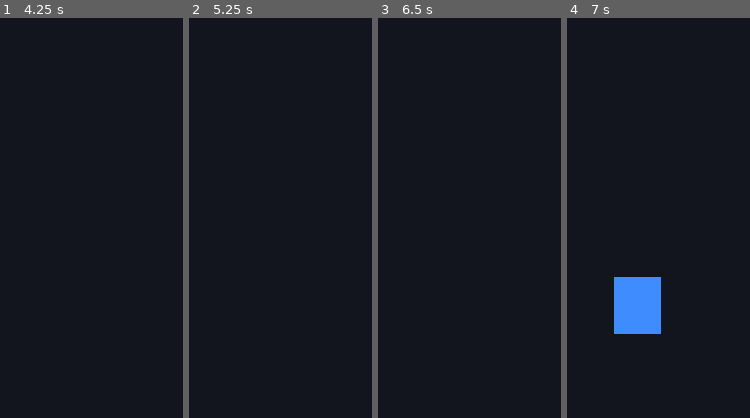
Above: before the commit, frames 1-4 (left to right).
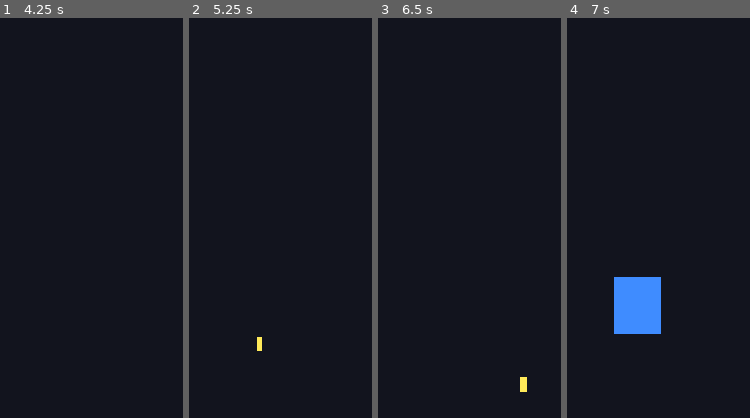
Above: after the commit, the same moments.

Repository: ScriptByFei/kernwerk-godot
Game: Godot game, scene res://scenes/game/game.tscn
The game is run twice, just before and just after one commit, with the same random seed, the same clock (stepped at 60 frames per second) and the same inputs.
Inputs (mouse positions are % of the whole screen's width and height, from its top left):
- Up to frame 1 (4.25 s): tap Enter at 0.5, 2, 3.5 s; move the mouse to (66, 45) at 0.52 s; hold D (lane_right) 0.53-1.25 s; hold 1 (lane_1) 0.53-1.25 s; click (66, 45) at 0.67 s; tap Space at 1.25, 2.75 s; drag from (14, 55) to (33, 70) at 1.27 s; move the mouse to (51, 28) at 2.02 s; hold D (lane_right) 2.03-2.75 s; hold 3 (lane_3) 2.03-2.75 s; drag from (33, 70) to (2, 35) at 2.77 s; move the mouse to (75, 65) at 3.52 s; hold A (lane_left) from 3.53 s (still down); hold 2 (lane_2) from 3.53 s (still down)
- Up to frame 2 (5.25 s): release A (lane_left) at 4.25 s; release 2 (lane_2) at 4.25 s; tap Space at 4.25 s; drag from (2, 35) to (20, 25) at 4.27 s; move the mouse to (45, 50) at 5.02 s; hold A (lane_left) from 5.03 s (still down); hold 1 (lane_1) from 5.03 s (still down); click (45, 50) at 5.17 s
- Up to frame 3 (6.5 s): release A (lane_left) at 5.75 s; release 1 (lane_1) at 5.75 s; drag from (20, 25) to (14, 55) at 5.77 s
- Up to frame 4 (7 s): move the mouse to (66, 45) at 6.52 s; hold D (lane_right) from 6.53 s (still down); hold 3 (lane_3) from 6.53 s (still down)
The pictures show only the part of the screen within x 50-100%, y 50-100%; the shares and areas given below are measured in that part.

Frame 1 is identical in both runs. In frame 2, 0.1% of the frame differs, in the area x 37-40%, y 79-84%; in frame 3, 0.1%, in the area x 77-82%, y 89-94%; in frame 4, nothing differs.

Commit message:
feat: automatic shooting (weapon_controller, bullet scene, fire_rate 4/s)

Diff:
--- a/scenes/game/game.tscn
+++ b/scenes/game/game.tscn
@@ -4,6 +4,7 @@
 [ext_resource type="Script" path="res://scripts/game/lane_markers.gd" id="2"]
 [ext_resource type="Script" path="res://scripts/player/player.gd" id="3"]
 [ext_resource type="Script" path="res://scripts/player/touch_input.gd" id="4"]
+[ext_resource type="Script" path="res://scripts/player/weapon_controller.gd" id="5"]
 
 [node name="Game" type="Node2D"]
 script = ExtResource("1")
@@ -25,3 +26,6 @@
 
 [node name="TouchInput" type="Node" parent="Player"]
 script = ExtResource("4")
+
+[node name="WeaponController" type="Node" parent="Player"]
+script = ExtResource("5")
--- /dev/null
+++ b/scenes/projectiles/bullet.tscn
@@ -0,0 +1,6 @@
+[gd_scene load_steps=3 format=3]
+
+[ext_resource type="Script" path="res://scripts/projectiles/bullet.gd" id="1"]
+
+[node name="Bullet" type="Node2D"]
+script = ExtResource("1")
--- a/scripts/player/player.gd
+++ b/scripts/player/player.gd
@@ -8,11 +8,13 @@
 var _switch_tween: Tween
 
 @onready var touch: TouchInput = $TouchInput
+@onready var weapon: WeaponController = $WeaponController
 
 func _ready() -> void:
 	position = Vector2(GameConfig.LANE_X[current_lane], GameConfig.PLAYER_Y)
 	touch.swiped.connect(move_lane)
 	touch.tapped_lane.connect(move_to_lane)
+	weapon.setup(self)
 
 func _unhandled_input(event: InputEvent) -> void:
 	# Desktop/Entwicklung
--- /dev/null
+++ b/scripts/player/weapon_controller.gd
@@ -0,0 +1,38 @@
+class_name WeaponController
+extends Node
+## Automatisches Feuer: keine Feuertaste. Spawnt Bullets an der Waffenposition.
+## Erweiterbar: mehrere Projektile, Spread, andere Waffentypen (später).
+
+signal bullet_fired(bullet: Bullet)
+
+var damage := GameConfig.DAMAGE
+var fire_rate := GameConfig.FIRE_RATE  # Schüsse/Sekunde
+var bullet_speed := GameConfig.BULLET_SPEED
+var bullet_count := GameConfig.BULLET_COUNT
+var spread := GameConfig.SPREAD
+
+var _cooldown := 0.0
+var _player: Player
+
+func setup(player: Player) -> void:
+	_player = player
+
+func _physics_process(delta: float) -> void:
+	if _player == null:
+		return
+	_cooldown -= delta
+	if _cooldown <= 0.0:
+		_cooldown = 1.0 / fire_rate
+		_fire()
+
+func _fire() -> void:
+	var origin := _player.global_position + Vector2(0, -80)  # Waffenposition über Kopf
+	for i in bullet_count:
+		var b := Bullet.new()
+		b.setup(damage, bullet_speed)
+		var offset_x := 0.0
+		if bullet_count > 1:
+			offset_x = (float(i) - (bullet_count - 1) / 2.0) * 60.0 + (randf() - 0.5) * spread
+		b.position = origin + Vector2(offset_x, 0)
+		get_parent().add_child(b)
+		bullet_fired.emit(b)
--- /dev/null
+++ b/scripts/projectiles/bullet.gd
@@ -0,0 +1,25 @@
+class_name Bullet
+extends Node2D
+## Einfaches Projektil: fliegt nach oben, despawnt außerhalb des Bildschirms.
+## Erweiterbar: Schaden, Durchschuss, explosive Typen — später über Properties/Export.
+
+var damage := GameConfig.DAMAGE
+var speed := GameConfig.BULLET_SPEED
+var _mark_for_free := false
+
+func _ready() -> void:
+	# Kleines Rechteck als MVP-Platzhalter
+	var rect := Polygon2D.new()
+	rect.polygon = PackedVector2Array([Vector2(-8, -18), Vector2(8, -18), Vector2(8, 18), Vector2(-8, 18)])
+	rect.color = Color(1.0, 0.92, 0.35)
+	add_child(rect)
+
+func _physics_process(delta: float) -> void:
+	position.y -= speed * delta
+	# Bildschirmrand (Referenz 1920 hoch) — despawan
+	if position.y < -60.0:
+		queue_free()
+
+func setup(dmg: int, spd: float) -> void:
+	damage = dmg
+	speed = spd
--- /dev/null
+++ b/tests/phase2_test.gd
@@ -0,0 +1,44 @@
+extends SceneTree
+## Headless-Test Phase 2: WeaponController-Logik (Feuerrate, Bullet-Eigenschaften).
+## Aufruf: godot4 --headless -s tests/phase2_test.gd
+
+var fails := 0
+
+func _check(cond: bool, msg: String) -> void:
+	if cond:
+		print("  ✓ " + msg)
+	else:
+		fails += 1
+		print("  ✗ " + msg)
+
+func _init() -> void:
+	# WeaponController instanziieren ohne Szene
+	var wc = WeaponController.new()
+	_check(wc.damage == GameConfig.DAMAGE, "Startschaden = Config")
+	_check(wc.fire_rate == GameConfig.FIRE_RATE, "Feuerrate = Config")
+	_check(is_equal_approx(wc._cooldown, 0.0), "Cooldown startet bei 0")
+	_check(wc.bullet_count == 1, "MVP: 1 Projektil pro Schuss")
+	# Setup ohne Player: kein Crash im _physics_process? (Erst wenn parent gesetzt)
+	wc.setup(null)  # bewusst null → guard greift
+	print("  ✓ Setup mit null-Player crasht nicht (guard)")
+	# Feuerrate-Mathematik
+	var wc2 = WeaponController.new()
+	wc2.fire_rate = 4.0
+	_check(is_equal_approx(1.0 / wc2.fire_rate, 0.25), "Cooldown = 1/Rate (0.25s)")
+	# Bullet-Basics
+	var b = Bullet.new()
+	b.setup(55, 999.0)
+	_check(b.damage == 55, "Bullet-Damage übernommen")
+	_check(is_equal_approx(b.speed, 999.0), "Bullet-Speed übernommen")
+	b.free()
+	wc.free()
+	# Bullet despawnt über Bildschirmrand
+	var b2 = Bullet.new()
+	b2.position = Vector2(540, -100)
+	_check(b2.position.y < -60.0, "Bullet y über Schwelle → Despawn-Bedingung greift")
+	b2.free()
+	if fails == 0:
+		print("PHASE2 TESTS: ALLE OK")
+	else:
+		print("PHASE2 TESTS: %d FEHLER" % fails)
+	quit(1 if fails > 0 else 0)
Not shown, added: scripts/player/weapon_controller.gd.uid
Not shown, added: scripts/projectiles/bullet.gd.uid
Not shown, added: tests/phase2_test.gd.uid
